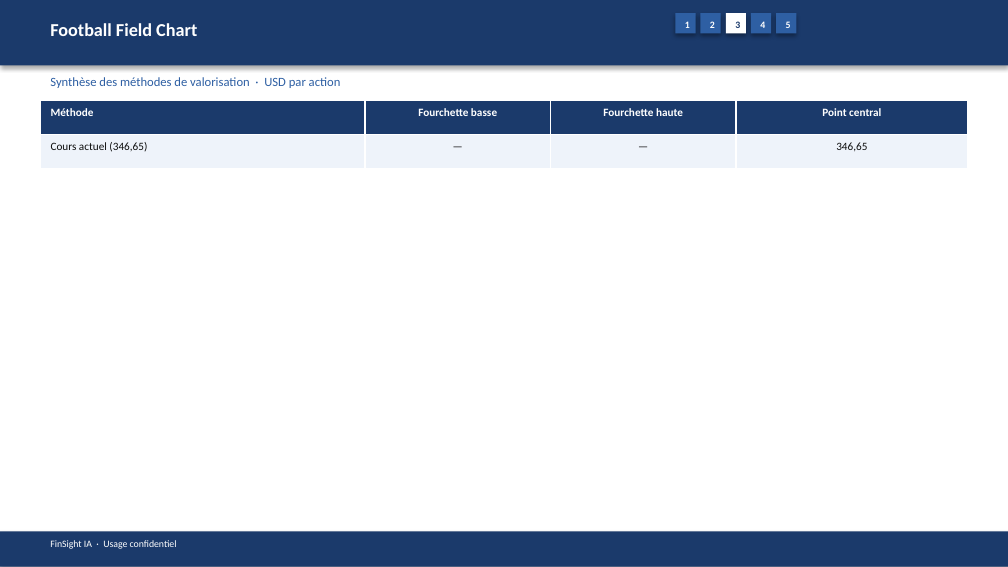
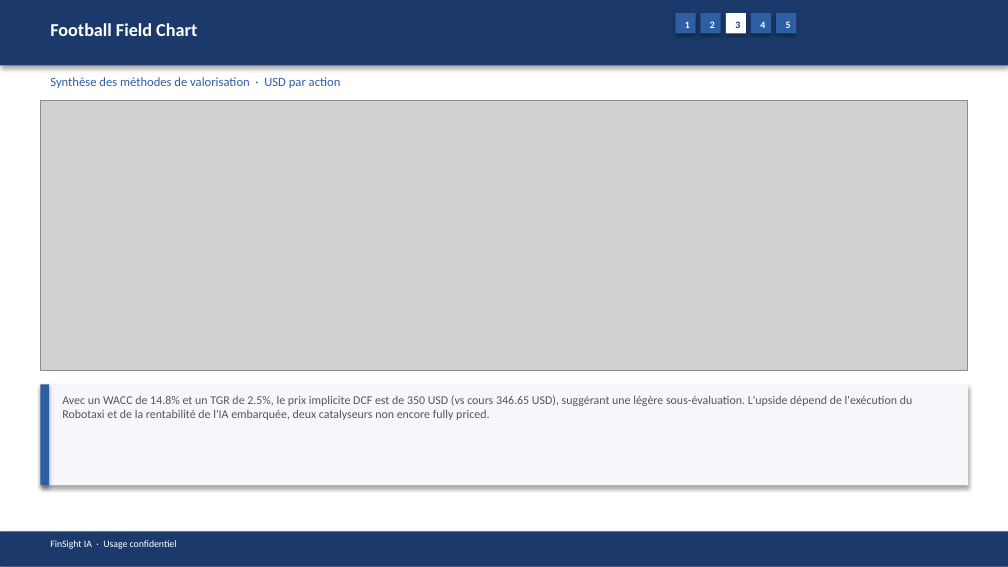
Before and after one commit to baptistejeh07-art/finsight-ia, a slide deck: slide 14 of preview/TSLA/TSLA_pitchbook.pptx. Drawn at 1008x567 pixels with LibreOffice and Linux fonts; fonts in the diff are those of the drawing; grey boxes stand for pictures. Boxes give left, top, right and bottom in pixels: in the first picture for what was removed or moved away, otherwise in the second. Text is boxed around its words. In the diff, an @@ line names an element or a change of style, - is before the commit and + after.

```diff
--- a/preview/TSLA/TSLA_pitchbook.pptx
+++ b/preview/TSLA/TSLA_pitchbook.pptx
@@ table removed at (40, 101, 968, 168), 2 rows, 4 columns @@
-Méthode | Fourchette basse | Fourchette haute | Point central
-Cours actuel (346,65) | — | — | 346,65
@@ picture added at (40, 101, 968, 371) @@
@@ rectangle added at (40, 384, 968, 485), fill #F5F7FA @@
@@ rectangle added at (40, 384, 49, 485), fill #2E5FA3 @@
@@ text added at (62, 395, 913, 420), 8.5 pt, text #555555 @@
+Avec un WACC de 14.8% et un TGR de 2.5%, le prix implicite DCF est de 350 USD (vs cours 346.65 USD), suggérant une légère sous-évaluation. L'upside dépend de l'exécution du Robotaxi et de la rentabilité de l'IA embarquée, deux catalyseurs non encore fully priced.
```
Also in this commit, not shown: 15 other slides changed, 4 other files.
